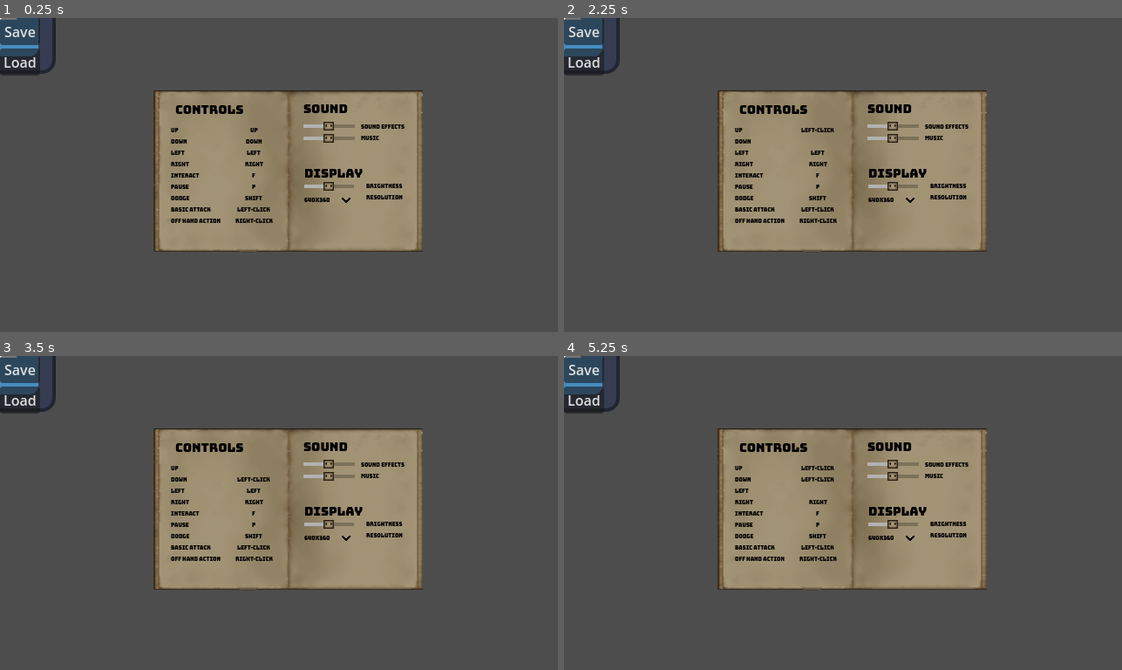
Above: before the commit, frames 1-4 (two rows, left to right).
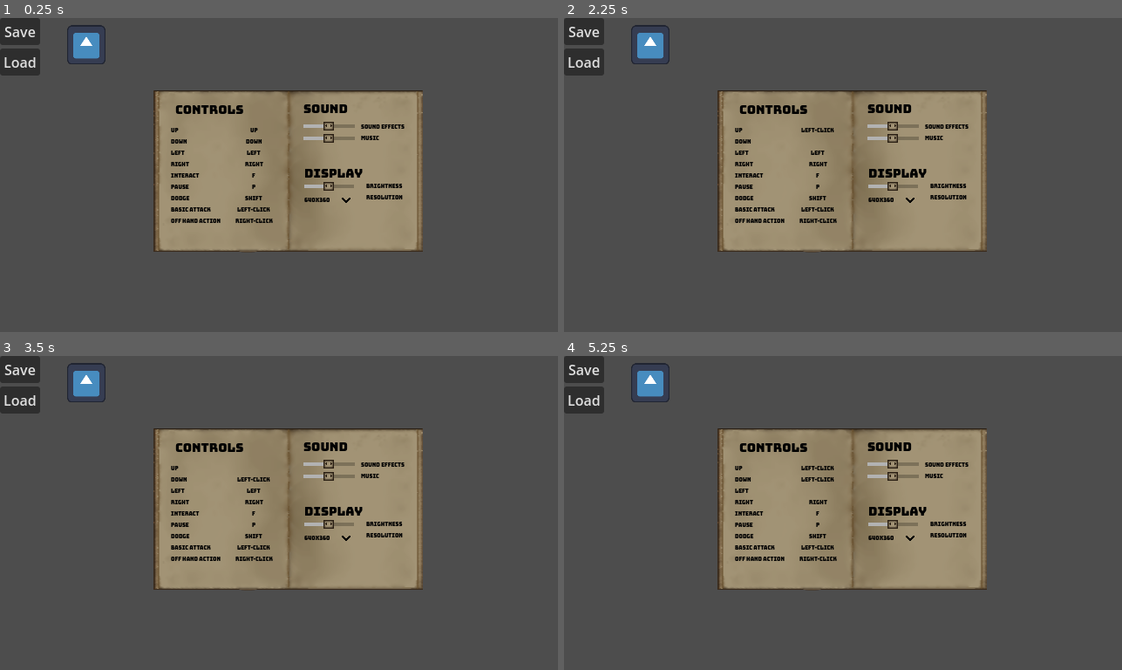
Above: after the commit, the same moments.

Repository: jozeni00/rolo_project
Game: Godot game, scene res://PlayerSave/TestPlayerScene.tscn
The game is run twice, just before and just after one commit, with the same random seed, the same clock (stepped at 60 frames per second) and the same inputs. The project has no main scene, so this scene is started directly. The engine's default icon, where the game draws it, is replaced by a stand-in: a white triangle on a blue panel in a dark square.
Inputs (mouse positions are in pixels of both pictures, inside the frame that each line leads up to):
- Up to frame 1 (0.25 s): no input
- Up to frame 2 (2.25 s): click "UP" at 0.5 s; click (820, 127) at 1.25 s; click "Down" at 2 s
- Up to frame 3 (3.5 s): click "Left-Click" at 2.75 s
- Up to frame 4 (5.25 s): click "Left-Click" at 3.5 s; click (820, 478) at 4.25 s; click "LEFT" at 5 s

The runs differ from the first frame. In frame 1, 1.4% of the frame differs, in the area x 0-19%, y 0-18%; in frame 2, 1.4%; in frame 3, 1.4%; in frame 4, 1.4%.

Commit message:
Player Save System new

Diff:
--- a/PlayerSave/TestPlayerScene.tscn
+++ b/PlayerSave/TestPlayerScene.tscn
@@ -11,6 +11,8 @@
 script = ExtResource("2_p77o1")
 
 [node name="Sprite2D" type="Sprite2D" parent="Player"]
+position = Vector2(99, 31)
+scale = Vector2(0.34375, 0.3515625)
 texture = ExtResource("2_1lg5w")
 
 [node name="CanvasLayer" type="CanvasLayer" parent="."]
